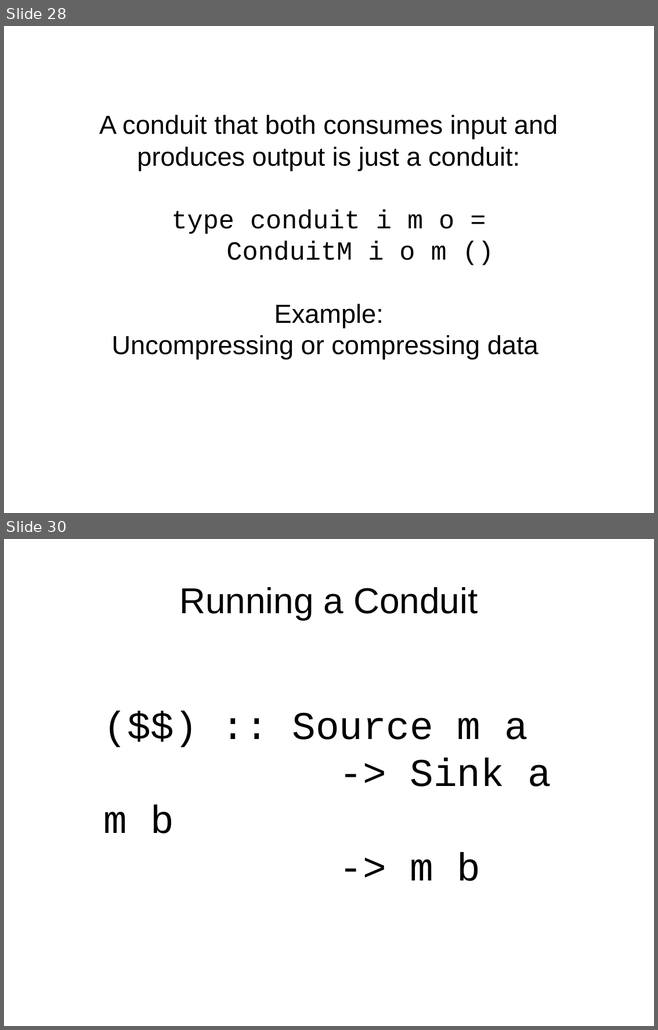
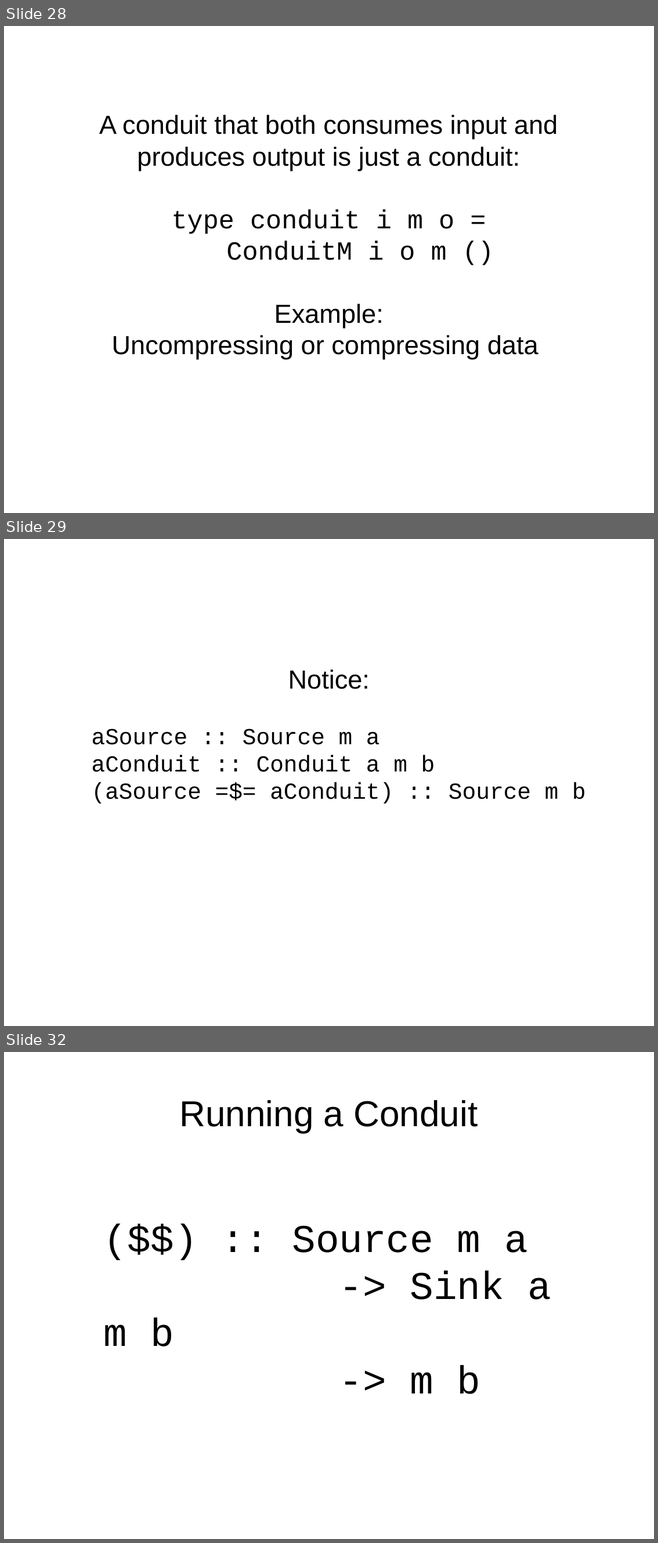
Before and after one commit to bhurt/presentations, a slide deck: conduits.odp. Shown one above the other, each under a label of ours: slides 28 and 30 before the commit, slides 28, 29 and 32 after it; the slides between them are not shown. The pictures are 658x1030 and 658x1543 pixels, drawn with LibreOffice and Linux fonts; fonts in the diff are those of the drawing. Boxes give left, top, right and bottom in pixels: in the first picture for what was removed or moved away, otherwise in the second. Text is boxed around its words. In the diff, an @@ line names an element or a change of style, - is before the commit and + after.

```diff
--- a/conduits.odp
+++ b/conduits.odp
@@ slide 29 added at (x1=4, y1=539, x2=654, y2=1026), background #FFFFFF @@
@@ subtitle added at (x1=92, y1=669, x2=586, y2=804), 28 pt, text #000000 @@
+Notice:
+aSource :: Source m a
+aConduit :: Conduit a m b
+(aSource =$= aConduit) :: Source m b
@@ what was slide 30 is now slide 32 @@
```
Also in this commit, not shown: 1 slide changed, 1 other slide added.
